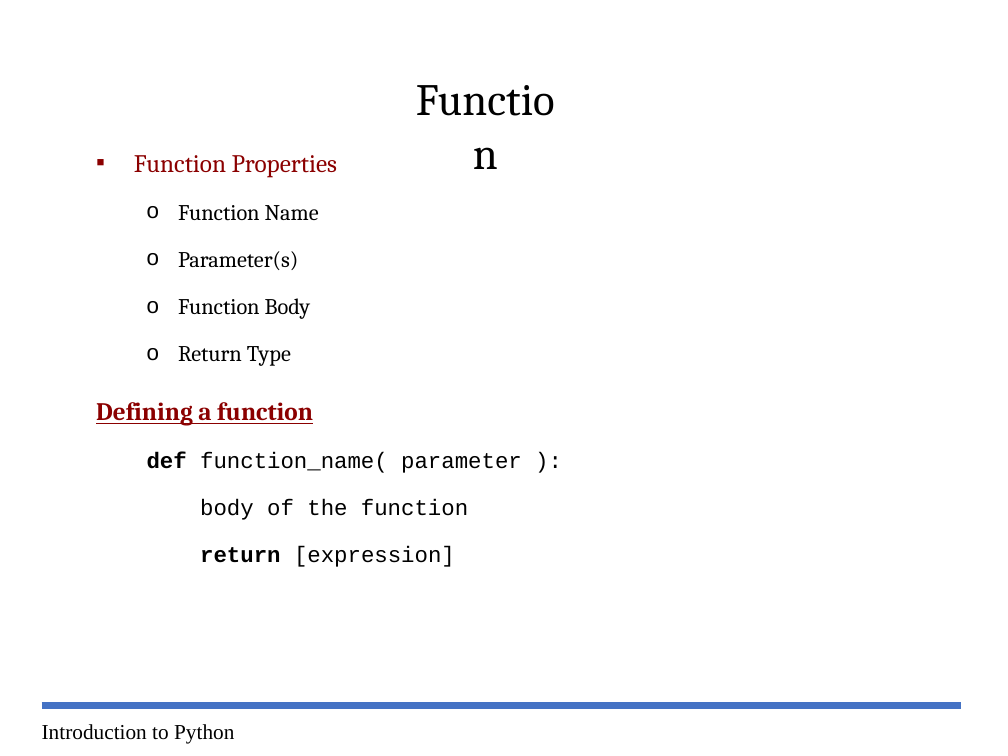
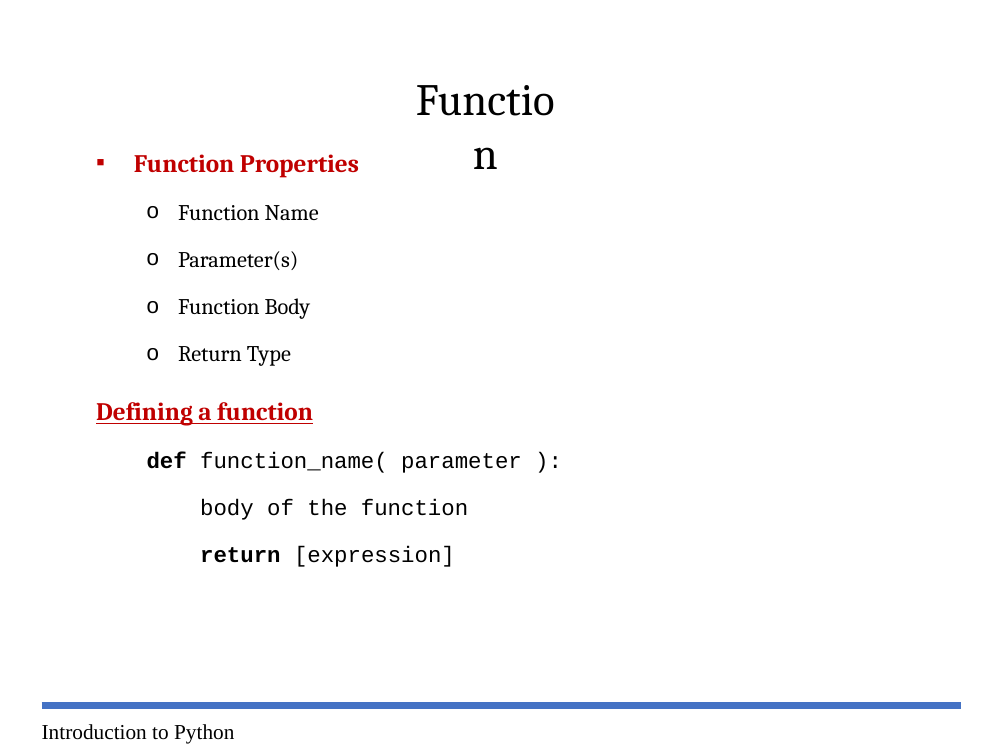
Before and after one commit to paul-pias/Python-Workshop, a slide deck: slide 4 of Course_Content/Class-3/Py-Workshop-3-.pptx. Drawn at 1008x756 pixels with LibreOffice and Linux fonts; fonts in the diff are those of the drawing. Boxes give left, top, right and bottom in pixels: in the first picture for what was removed or moved away, otherwise in the second. Text is boxed around its words. In the diff, an @@ line names an element or a change of style, - is before the commit and + after.

```diff
--- a/Course_Content/Class-3/Py-Workshop-3-.pptx
+++ b/Course_Content/Class-3/Py-Workshop-3-.pptx
@@ text at box(96, 154, 359, 426): text colour #8B0000 to #C00000 in "Function Properties", "Defining a function"; bold on in "Function Properties" @@
```
Also in this commit, not shown: 3 other slides changed, 2 slides removed, 2 other files.
